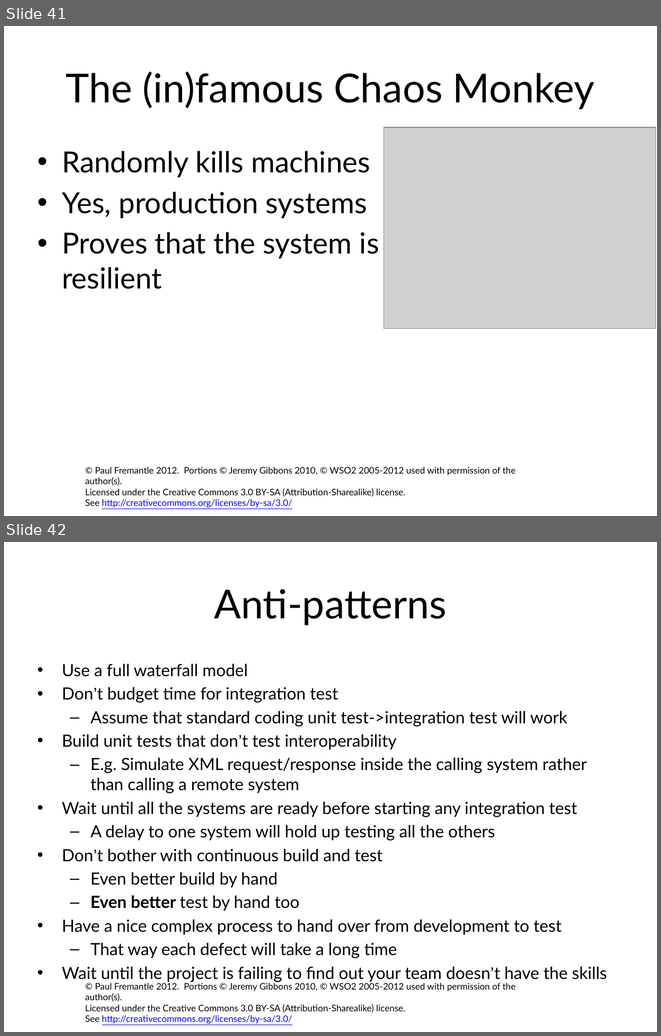
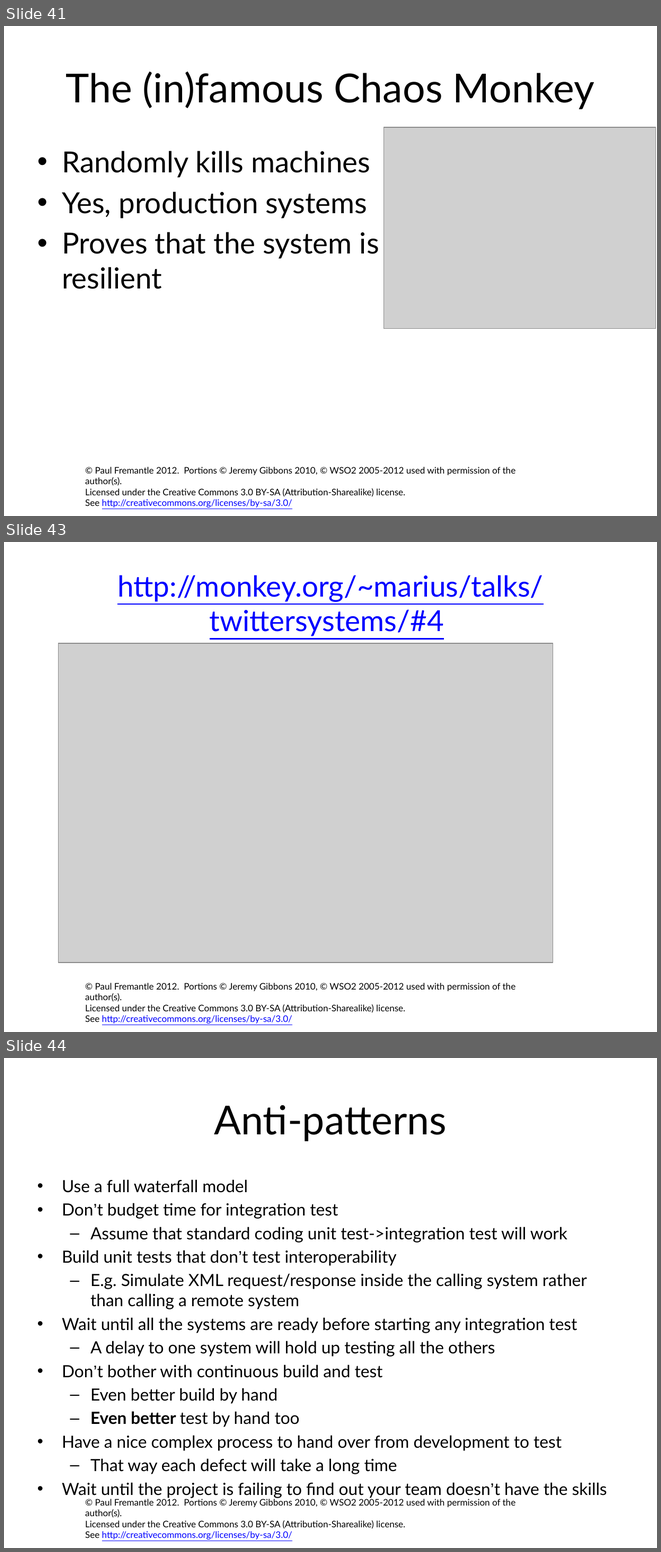
Before and after one commit to pzfreo/ox-soa-old, a slide deck: presentations/source/07-CaseStudies.pptx. Shown one above the other, each under a label of ours: slides 41 and 42 before the commit, slides 41, 43 and 44 after it; the slides between them are not shown. The pictures are 661x1036 and 661x1552 pixels, drawn with LibreOffice and Linux fonts; fonts in the diff are those of the drawing; grey boxes stand for pictures; background and template pictures are left out. Boxes give left, top, right and bottom in pixels: in the first picture for what was removed or moved away, otherwise in the second. Text is boxed around its words. In the diff, an @@ line names an element or a change of style, - is before the commit and + after.

```diff
--- a/presentations/source/07-CaseStudies.pptx
+++ b/presentations/source/07-CaseStudies.pptx
@@ slide 43 added at (4,542,657,1032), background #FFFFFF; not listed: 1 template element that a slide beside it also shows @@
@@ title added at (117,575,543,636), 32 pt, text #0000FF, underline @@
+http://monkey.org/~marius/talks/twittersystems/#4
@@ picture added at (58,643,553,962) @@
@@ what was slide 42 is now slide 44 @@
```
Also in this commit, not shown: 1 other slide added, 5 other files.
